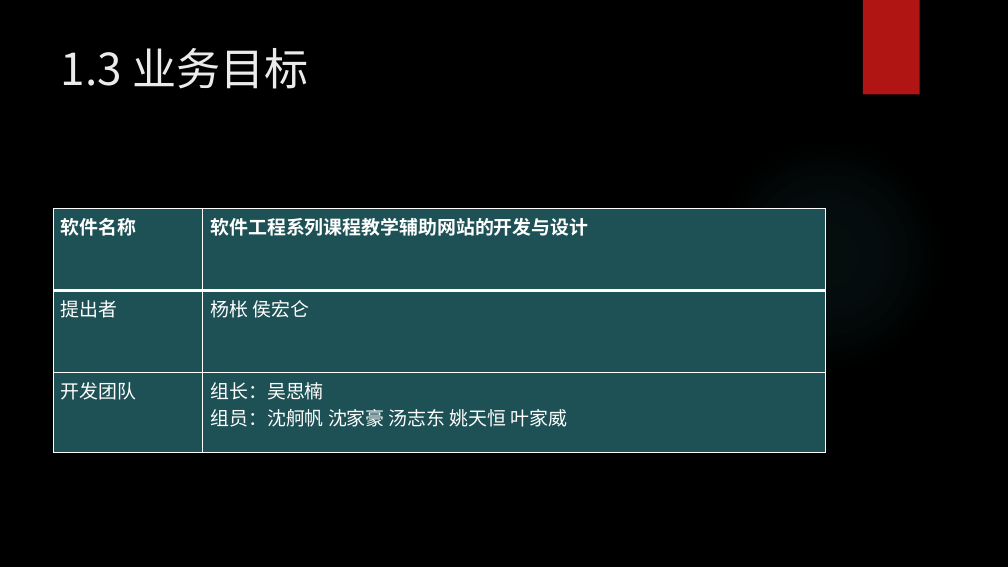
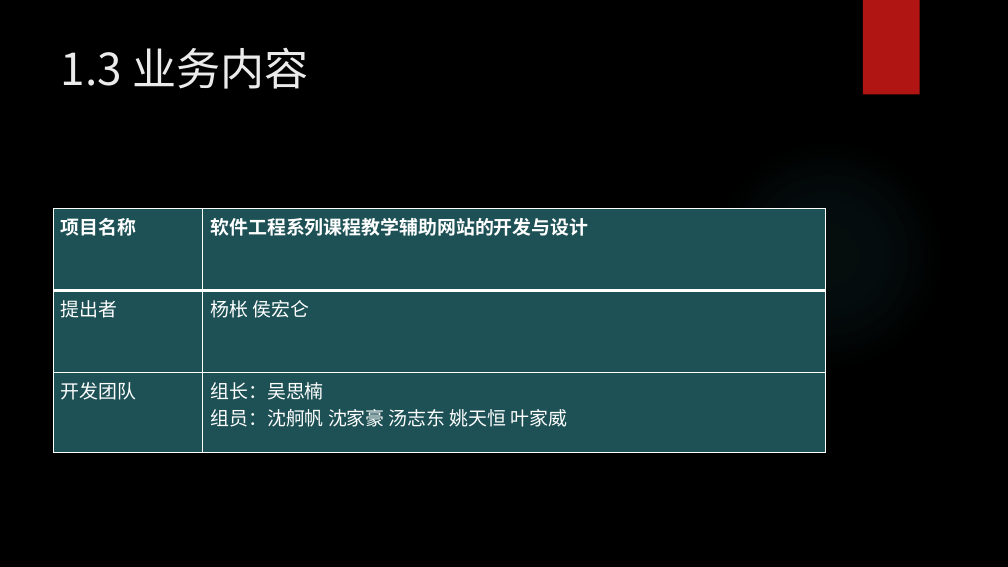
Before and after one commit to woncat/PRD2017, a slide deck: slide 8 of PRD-2017-G25-需求工程计划PPTV0.2.pptx. Drawn at 1008x567 pixels with LibreOffice and Linux fonts; fonts in the diff are those of the drawing; background and template pictures are left out. Boxes give left, top, right and bottom in pixels: in the first picture for what was removed or moved away, otherwise in the second. Text is boxed around its words. In the diff, an @@ line names an element or a change of style, - is before the commit and + after.

```diff
--- a/PRD-2017-G25-需求工程计划PPTV0.2.pptx
+++ b/PRD-2017-G25-需求工程计划PPTV0.2.pptx
@@ title at (x1=61, y1=47, x2=308, y2=89): text changed @@
-1.3 业务目标
+1.3 业务内容
@@ table at (x1=54, y1=209, x2=827, y2=450) @@
-row 1, column 1: 软件名称
+row 1, column 1: 项目名称
```
Also in this commit, not shown: 5 other slides changed, 3 slides added, 1 slide removed, 12 other files.
